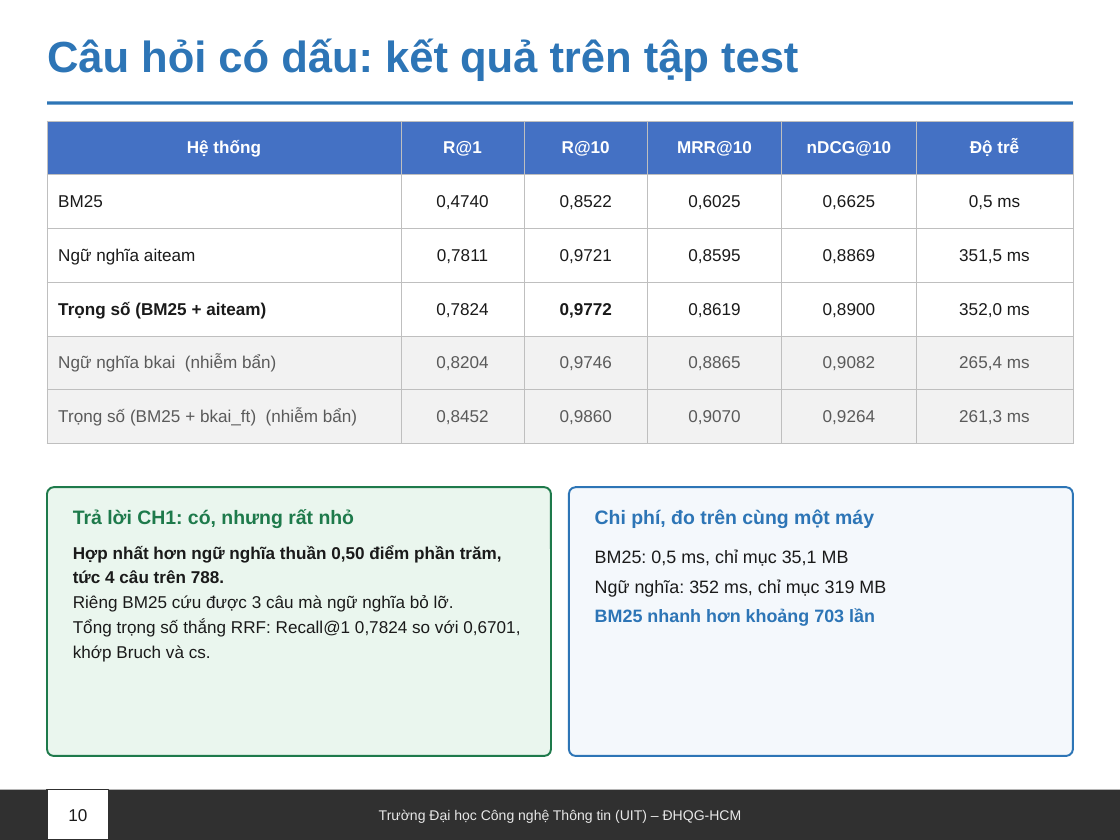
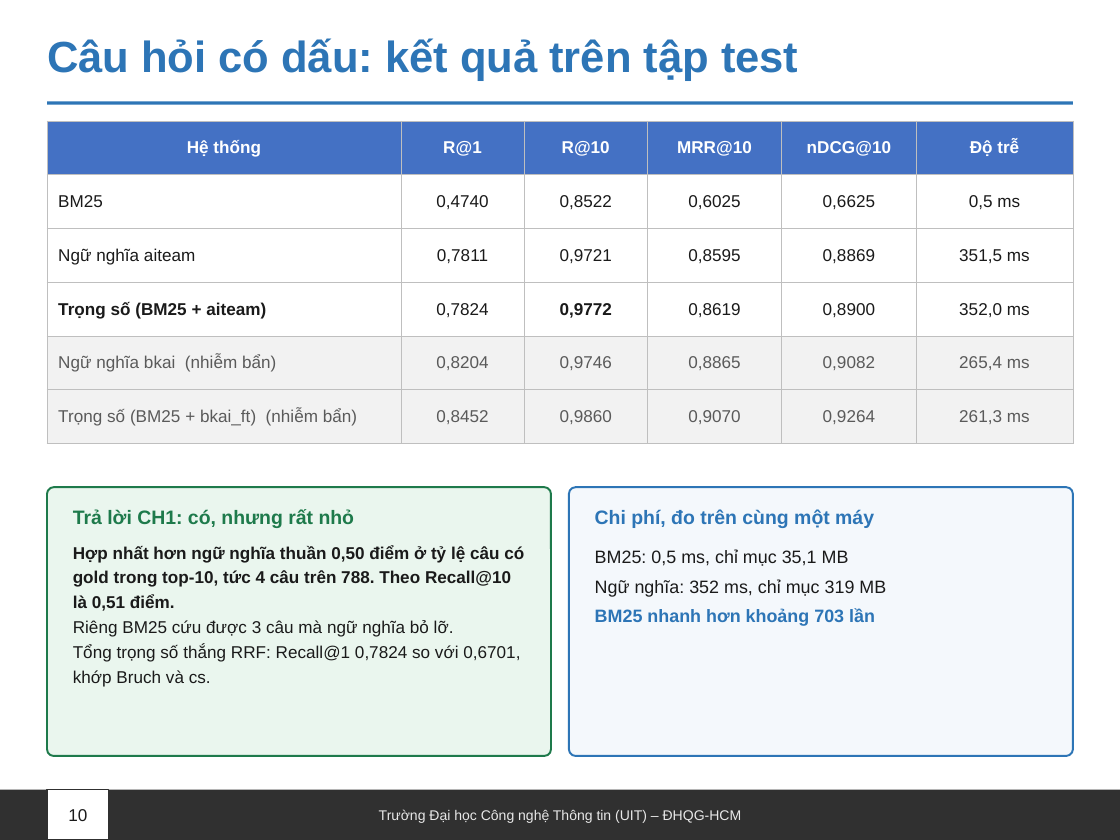
Before and after one commit to Messiac24/vietnamese-legal-retrieval-khong-dau, a slide deck: slide 10 of docs/slides/Nhom09_XLNNTN_BaoCao.pptx. Drawn at 1120x840 pixels with LibreOffice and Linux fonts; fonts in the diff are those of the drawing. Boxes give left, top, right and bottom in pixels: in the first picture for what was removed or moved away, otherwise in the second. Text is boxed around its words. In the diff, an @@ line names an element or a change of style, - is before the commit and + after.

```diff
--- a/docs/slides/Nhom09_XLNNTN_BaoCao.pptx
+++ b/docs/slides/Nhom09_XLNNTN_BaoCao.pptx
@@ text at (x1=73, y1=545, x2=524, y2=611): text changed @@
-Hợp nhất hơn ngữ nghĩa thuần 0,50 điểm phần trăm, tức 4 câu trên 788.
+Hợp nhất hơn ngữ nghĩa thuần 0,50 điểm ở tỷ lệ câu có gold trong top-10, tức 4 câu trên 788. Theo Recall@10 là 0,51 điểm.
```
Also in this commit, not shown: 5 other slides changed, 24 other files.
